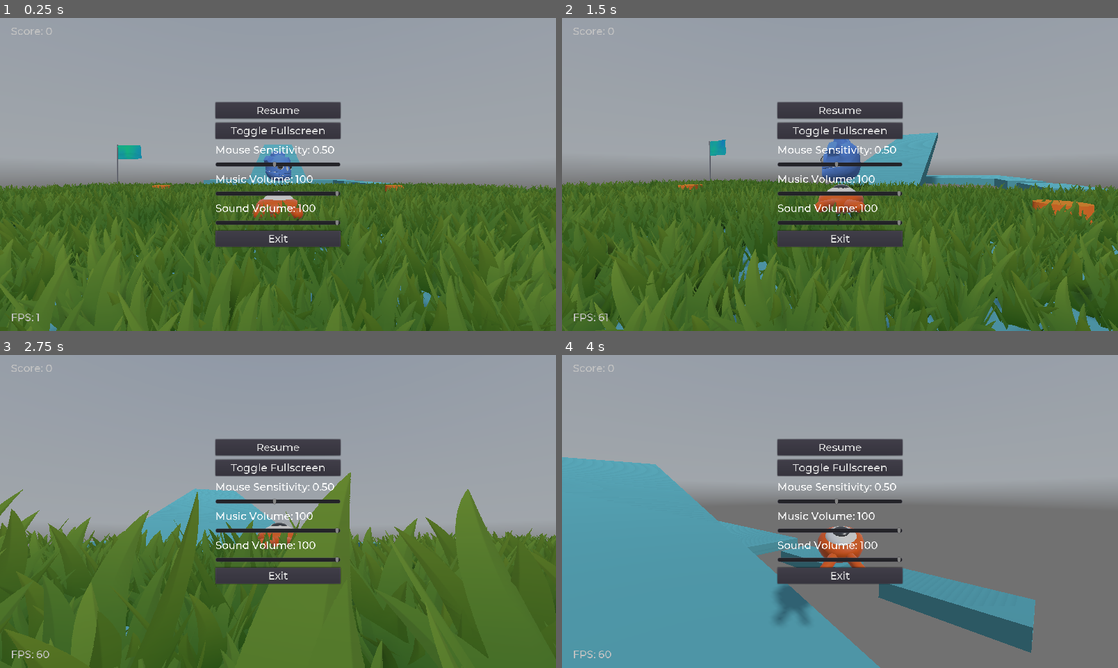
Above: before the commit, frames 1-4 (two rows, left to right).
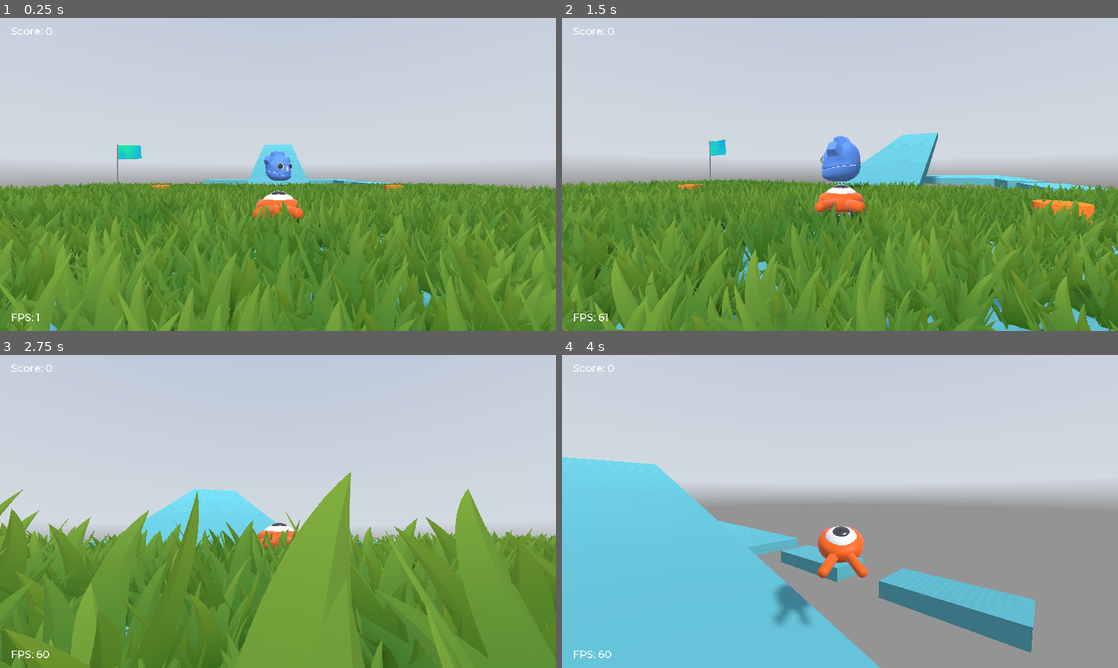
Above: after the commit, the same moments.

Repository: telmotrooper/squash-the-creeps
Game: Godot game, scene res://Main.tscn
Same seed, same stepped clock (60 frames per second), same inputs: the game is played once before the commit and once after it. A sky picture missing from this copy of the repository is replaced by a grey-blue gradient.
Inputs (mouse positions are in pixels of both pictures, inside the frame that each line leads up to):
- Up to frame 1 (0.25 s): no input
- Up to frame 2 (1.5 s): tap Enter (ui_accept) at 0.5 s; move the mouse to (867, 174) at 0.52 s; hold Up (move_forward) from 0.53 s (still down); tap Delete at 0.6 s; click (867, 174) at 0.67 s; tap Space (jump) at 0.77 s; move the mouse to (812, 174) at 1.27 s; tap Shift at 1.35 s
- Up to frame 3 (2.75 s): keep holding Up (move_forward); tap Space (jump) at 1.52 s; move the mouse to (289, 505) at 2.02 s; tap Delete at 2.1 s
- Up to frame 4 (4 s): keep holding Up (move_forward); move the mouse to (834, 517) at 2.77 s; tap Shift at 2.85 s; click (834, 517) at 2.92 s; tap Space (jump) at 3.02, 3.77 s; move the mouse to (878, 514) at 3.52 s; tap Delete at 3.6 s

The runs differ from the first frame. In frame 1, 100% of the frame differs, in the area x 0-100%, y 0-100%; in frame 2, 99%; in frame 3, 100%; in frame 4, 100%.

Commit message:
Changing volume with sliders

Diff:
--- a/Pause.gd
+++ b/Pause.gd
@@ -1,4 +1,7 @@
 extends Control
+
+const min_volume = -60
+const max_volume = 0
 
 const sensitivity_text = "Mouse Sensitivity: %.2f"
 const music_volume_text = "Music Volume: %d"
@@ -14,11 +17,6 @@
   $VBoxContainer/SoundVolumeLabel.text = sound_volume_text % Configuration.get_value("audio", "sound_volume")
   $VBoxContainer/SoundVolumeSlider.value = Configuration.get_value("audio", "sound_volume")
 
-  var music_bus_index = AudioServer.get_bus_index("Music")
-  var sound_bus_index = AudioServer.get_bus_index("Sound")
-  print(AudioServer.get_bus_volume_db(music_bus_index))
-  print(AudioServer.get_bus_volume_db(sound_bus_index))
-
 func _on_SensitivitySlider_value_changed(value):
   Configuration.update_setting("controls", "mouse_sensitivity", value)
   $VBoxContainer/SensitivityLabel.text = sensitivity_text % value
@@ -26,10 +24,14 @@
 func _on_MusicVolumeSlider_value_changed(value):
   Configuration.update_setting("audio", "music_volume", value)
   $VBoxContainer/MusicVolumeLabel.text = music_volume_text % value
+  var music_bus_index = AudioServer.get_bus_index("Music")
+  AudioServer.set_bus_volume_db(music_bus_index, denormalize_volume(value))
 
 func _on_SoundVolumeSlider_value_changed(value):
   Configuration.update_setting("audio", "sound_volume", value)
   $VBoxContainer/SoundVolumeLabel.text = sound_volume_text % value
+  var sound_bus_index = AudioServer.get_bus_index("Sound")
+  AudioServer.set_bus_volume_db(sound_bus_index, denormalize_volume(value))
 
 func pause():
   get_tree().paused = not get_tree().paused
@@ -52,3 +54,6 @@
 func _on_ToggleFullscreenButton_pressed():
   OS.window_fullscreen = !OS.window_fullscreen
   Configuration.update_setting("display", "fullscreen", OS.window_fullscreen)
+
+func denormalize_volume(volume: float):
+  return (max_volume - min_volume) * volume/100 + min_volume
--- a/ui/UserInterface.tscn
+++ b/ui/UserInterface.tscn
@@ -53,6 +53,7 @@
 
 [node name="Pause" type="Control" parent="."]
 pause_mode = 2
+visible = false
 anchor_right = 1.0
 anchor_bottom = 1.0
 script = ExtResource( 2 )
